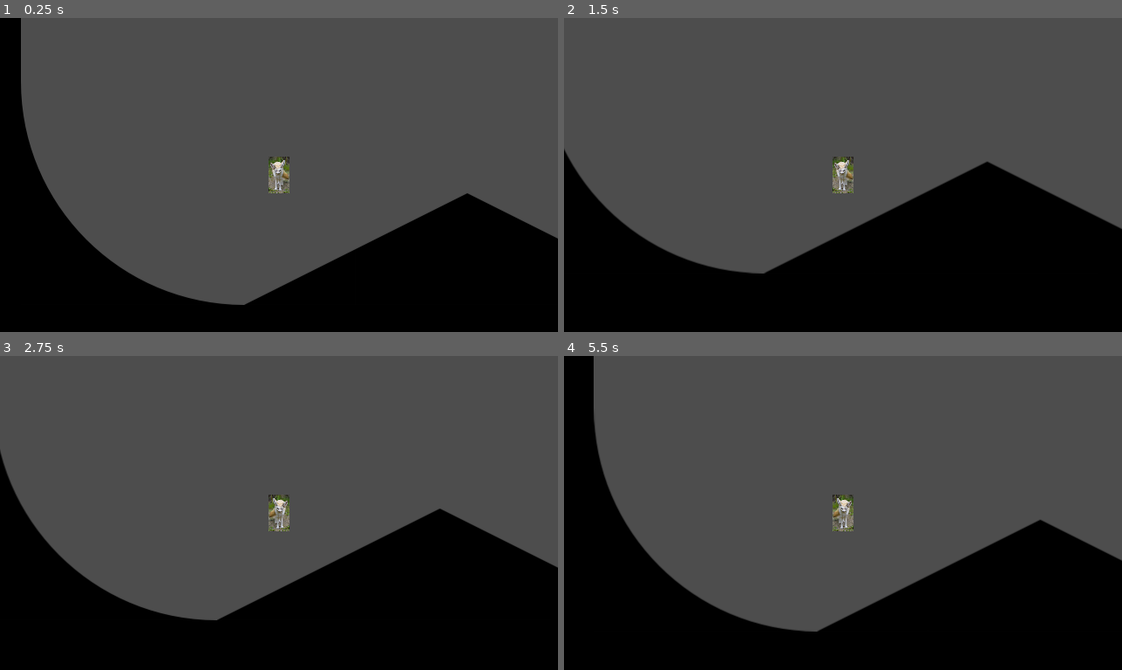
Above: before the commit, frames 1-4 (two rows, left to right).
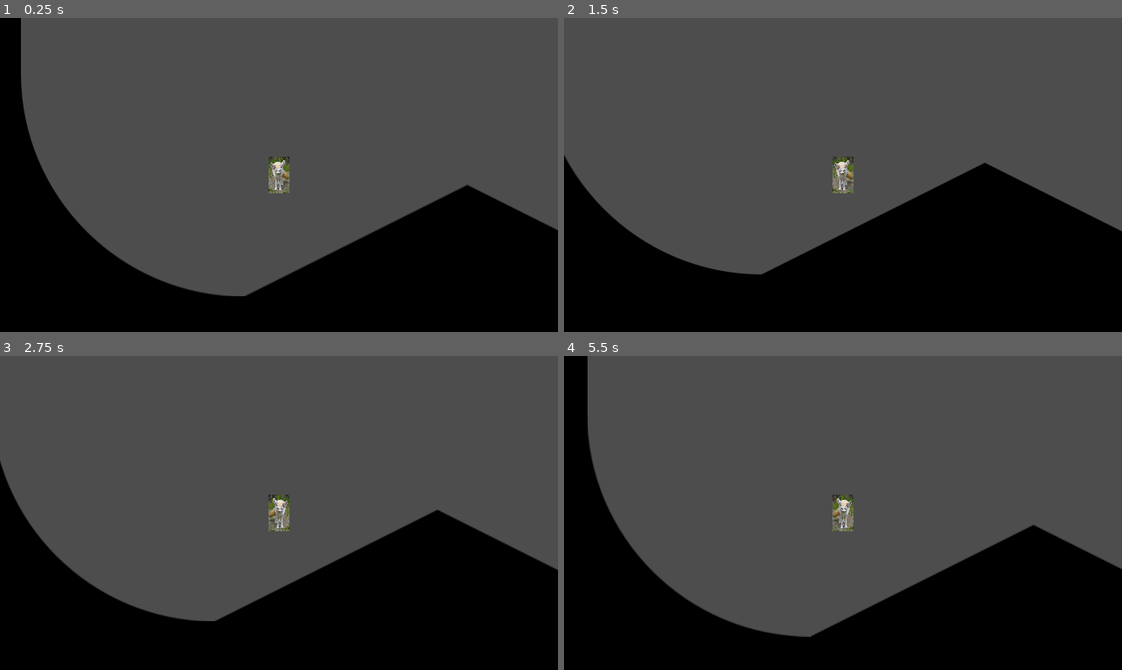
Above: after the commit, the same moments.

Repository: DraethPlace/FencWorks
Game: Godot game, scene res://fenc_works.tscn
The game is run twice, just before and just after one commit, with the same random seed, the same clock (stepped at 60 frames per second) and the same inputs.
Inputs:
- Up to frame 1 (0.25 s): no input
- Up to frame 2 (1.5 s): hold Right (right) from 0.53 s (still down); tap Space (jump) at 0.6, 0.77, 1.07, 1.35 s
- Up to frame 3 (2.75 s): tap Space (jump) at 1.52, 1.82, 2.1 s; release Right (right) at 2.03 s; hold Left (left) from 2.03 s (still down)
- Up to frame 4 (5.5 s): release Left (left) at 2.78 s; hold Right (right) 2.78-4.28 s; tap Space (jump) at 2.85, 3.02, 3.32, 3.6, 3.77, 4.07, 4.35, 4.52, 4.82, 5.1 s; hold Left (left) 4.28-5.03 s; hold Right (right) from 5.03 s (still down)

The runs differ from the first frame. In frame 1, 2.7% of the frame differs, in the area x 3-100%, y 21-92%; in frame 2, 0.6%; in frame 3, 0.7%; in frame 4, 2.6%.

Commit message:
Idk
Very broken

Diff:
--- a/360 Movement.gd
+++ b/360 Movement.gd
@@ -14,16 +14,8 @@
 
 func _physics_process(delta):
 
-	if not is_on_floor():
-		SensorDir="D"
-		if Midair == 5 and Jump == 0:
-			velocity.y = cos(deg_to_rad(rotation_degrees+90))*Speed*-1
-			Speed = sin(deg_to_rad(rotation_degrees+90))*Speed
-		if Midair > 10 and Jump == 0:
-			rotation = 0
-	if is_on_floor() and Midair > 0:
-		Midair -= 1
 
+	# Handle physics
 	if not is_on_floor():
 		Midair += 1
 	if SensorDir == "D":
@@ -41,14 +33,15 @@
 		set_up_direction(Vector2.RIGHT)
 		velocity.x += (gravity * delta)*-1
 
-	var forward = Vector2.from_angle(rotation)
+	#Direction facing
+	var forward = Vector2.from_angle((deg_to_rad(rotation_degrees-90)))
 	if Speed == 0:
 		LR = LR
 	elif Speed < 0:
 		LR = "L"
 	elif Speed > 0:
 		LR = "R"
-
+	# Code for decelerration
 	var Dir = Input.get_axis("left", "right")
 	if Dir:
 		if not (Speed/(abs(Speed)*Dir)) == 1:
@@ -61,20 +54,19 @@
 				Speed -= Acceleration/1.5 * ((int(LR == "R")*2)-1)
 			else:
 					Speed = 0
+
 	if is_on_floor() and Midair < 5:
-		velocity= forward * Speed
-		Midair = 0
+		#actually moves player
+		move_local_x(Speed*sin(rotation))
+		move_local_y(Speed*cos(rotation))
 		Jump = 0
-		if SensorDir == "D":
-			velocity.y += 25
-		elif SensorDir == "U":
-			velocity.y -= 25
-		elif SensorDir == "R":
-			velocity.x += 25
-		elif SensorDir == "L":
-			velocity.x -= 25
+		#Supposed to handle clinging again
+		velocity.x -= (cos(rotation))*(abs(Speed))
+		velocity.y -= (sin(rotation))*((abs(Speed)))
 	else:
+		#midair movement
 		velocity.x = Speed
+	#jumping
 	if is_on_floor():
 		if Input.is_action_just_pressed("jump") and is_on_floor():
 			Jump = 1
@@ -86,10 +78,12 @@
 		velocity.y = -200
 	move_and_slide()
 
+	#Wraps the angle
 	if is_on_floor():
 		var normal: Vector2 = get_floor_normal()
 		rotation_degrees =  wrapf(rad_to_deg(normal.angle())+90, 180, -180)
 
+	#handles The surface direction, wallrunning, ceiling running all that good sonis stuff
 	if rotation_degrees < 45 and rotation_degrees > -45:
 		SensorDir = "D"
 	elif rotation_degrees < 135 and rotation_degrees > 45:
@@ -98,4 +92,5 @@
 		SensorDir = "R"
 	else:
 		SensorDir = "U"
-	print(Midair)
+
+	print(velocity)
--- a/project.godot
+++ b/project.godot
@@ -13,7 +13,7 @@
 config/name="FencWorks Godot"
 run/main_scene="res://fenc_works.tscn"
 config/features=PackedStringArray("4.2", "GL Compatibility")
-config/icon="res://icon.svg"
+config/icon="res://download.png"
 
 [display]
 
